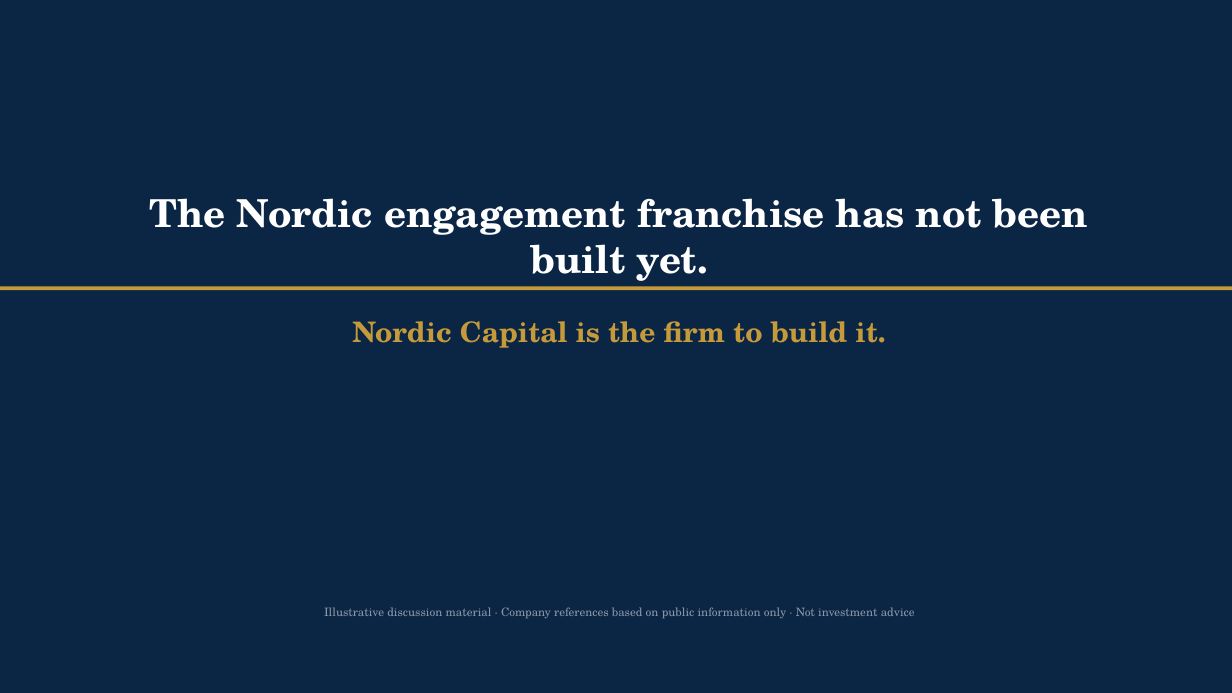
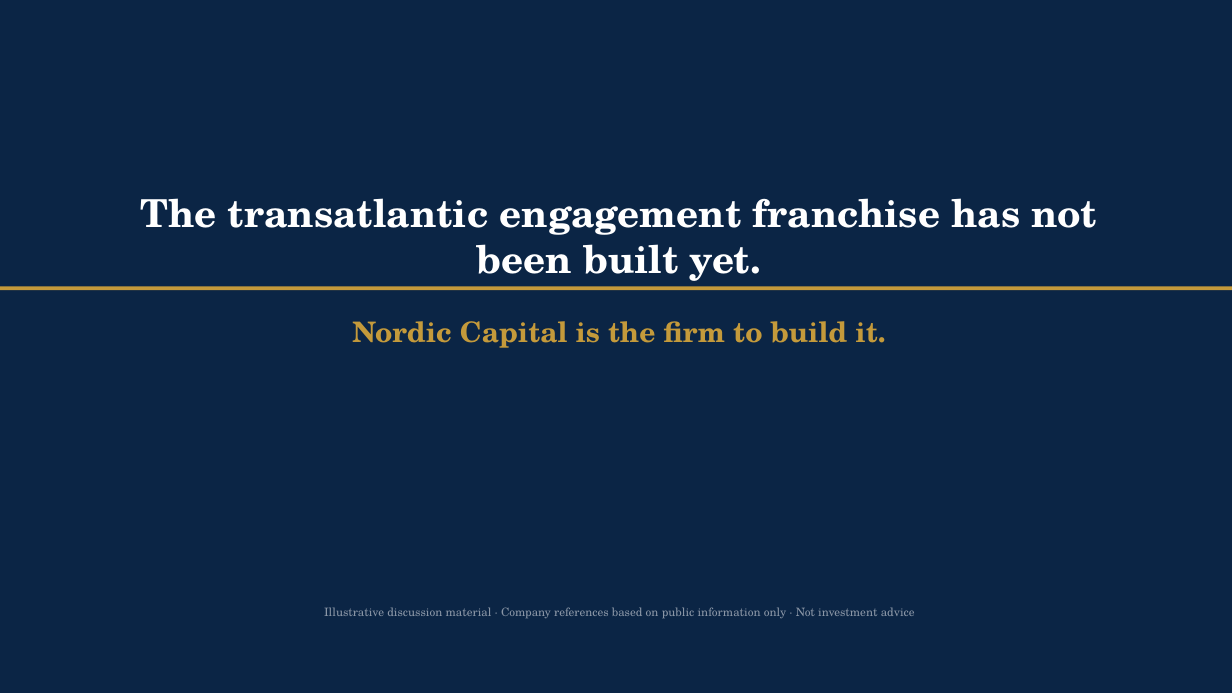
Before and after one commit to knutnyman/knutnyman, a slide deck: slide 15 of nordic-capital-activism-pitch/Nordic_Capital_Engaged_Equities_Deck.pptx. Drawn at 1232x693 pixels with LibreOffice and Linux fonts; fonts in the diff are those of the drawing. Boxes give left, top, right and bottom in pixels: in the first picture for what was removed or moved away, otherwise in the second. Text is boxed around its words. In the diff, an @@ line names an element or a change of style, - is before the commit and + after.

```diff
--- a/nordic-capital-activism-pitch/Nordic_Capital_Engaged_Equities_Deck.pptx
+++ b/nordic-capital-activism-pitch/Nordic_Capital_Engaged_Equities_Deck.pptx
@@ text at (x1=140, y1=198, x2=1097, y2=287): text changed @@
-The Nordic engagement franchise has not been built yet.
+The transatlantic engagement franchise has not been built yet.
```
Also in this commit, not shown: 13 other slides changed, 1 slide added, 1 slide removed, 3 other files.
